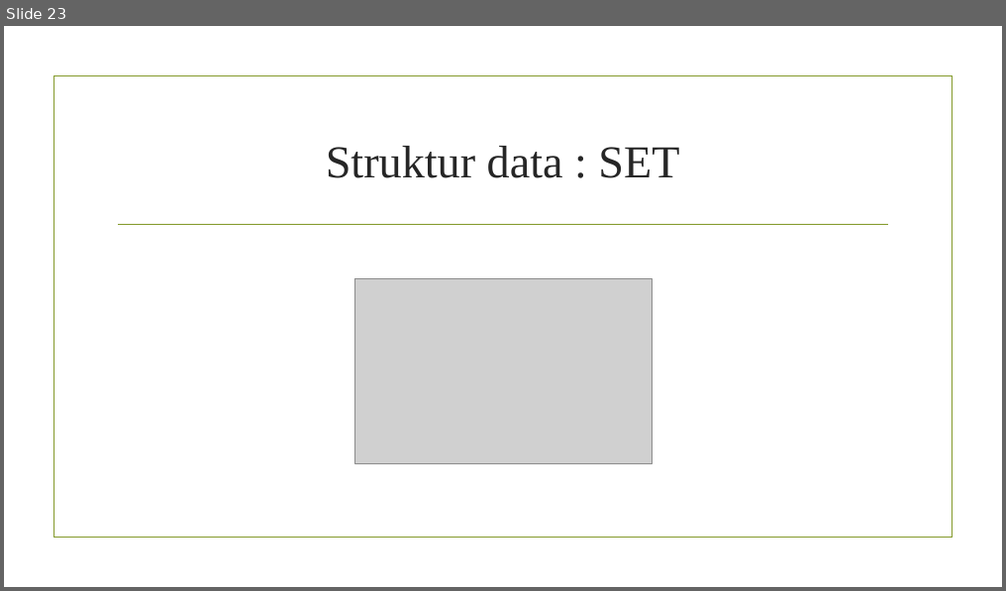
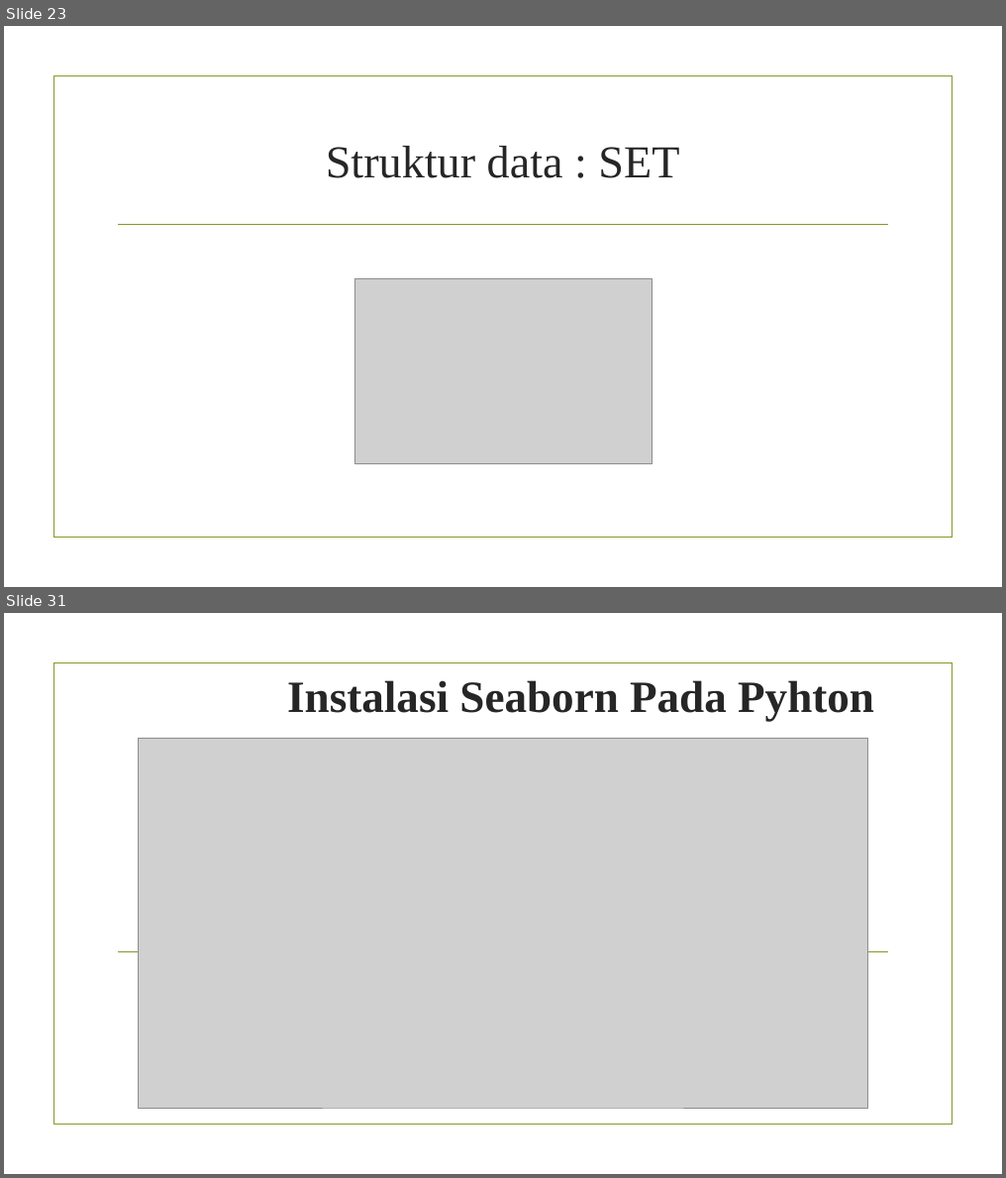
Before and after one commit to KevinAdityaS/Pengantar-Deep-Learning, a slide deck: Tugas 1/Tugas 1 Pengantar Python.pptx. Shown one above the other, each under a label of ours: slide 23 before the commit, slides 23 and 31 after it; the slides between them are not shown. The pictures are 1006x591 and 1006x1178 pixels, drawn with LibreOffice and Linux fonts; fonts in the diff are those of the drawing; grey boxes stand for pictures; background and template pictures are left out. Boxes give left, top, right and bottom in pixels: in the first picture for what was removed or moved away, otherwise in the second. Text is boxed around its words. In the diff, an @@ line names an element or a change of style, - is before the commit and + after.

Commit message:
Tambahan Slide tentang Jupyter dan Seaborn

```diff
--- a/Tugas 1/Tugas 1 Pengantar Python.pptx
+++ b/Tugas 1/Tugas 1 Pengantar Python.pptx
@@ slide 31 added at (4, 613, 1002, 1174), background picture (left out); not listed: 1 template element that a slide beside it also shows @@
@@ title added at (287, 680, 874, 722), 43 pt, text #262626, bold @@
+Instalasi Seaborn Pada Pyhton
@@ picture added at (138, 738, 868, 1108) @@
@@ line added from (119, 953) to (888, 953), #83992A 1.25 pt @@
```
Also in this commit, not shown: 1 slide changed, 7 other slides added.
